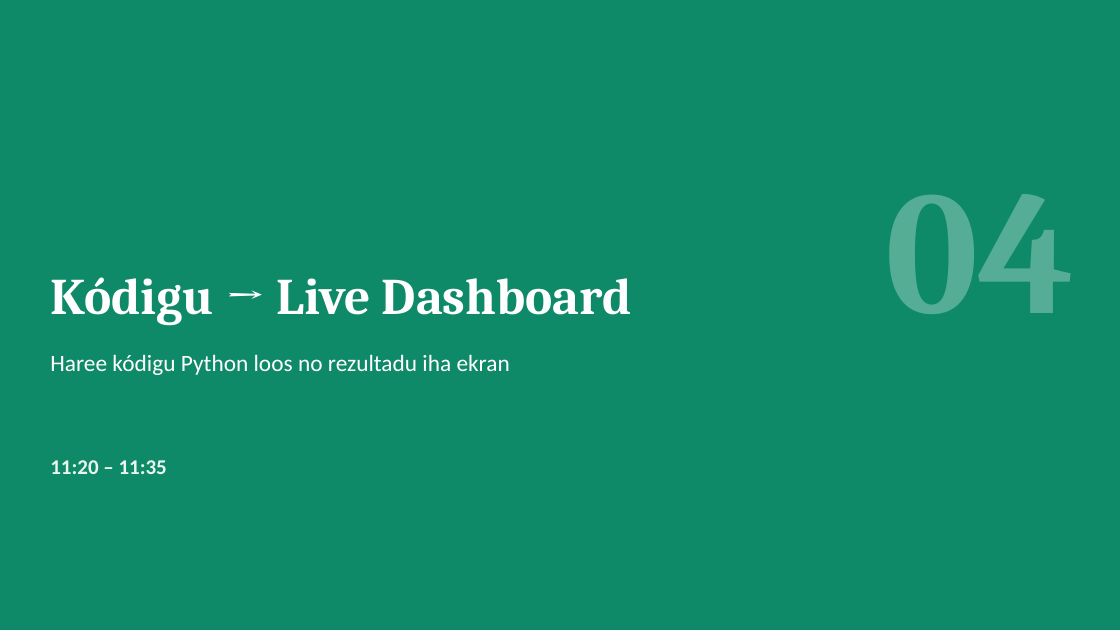
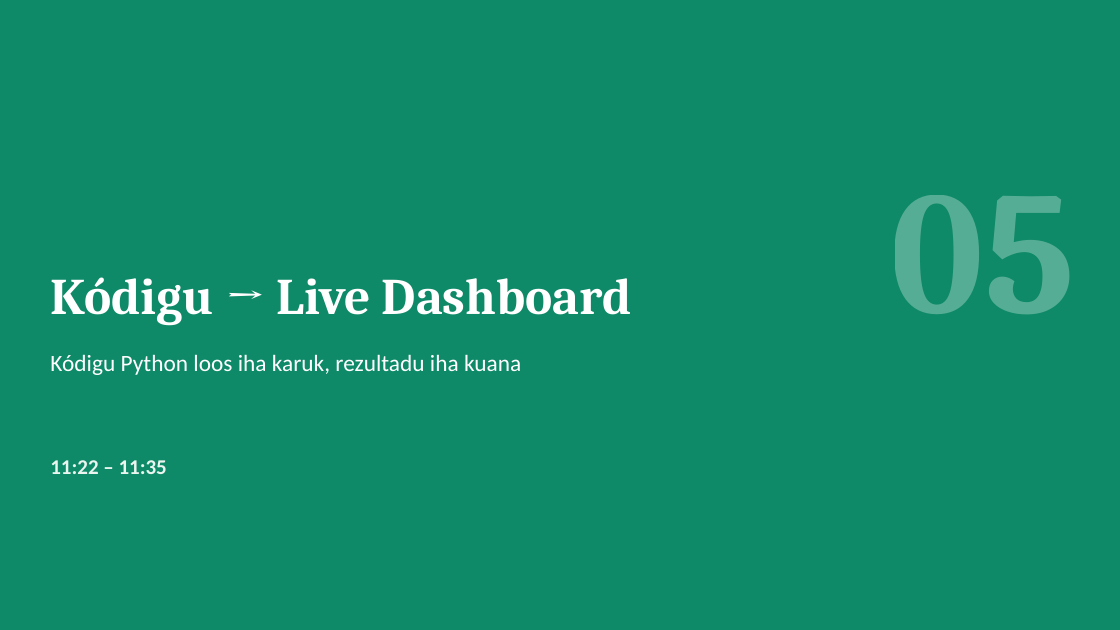
Before and after one commit to Odoly23/SMKRE, a slide deck: slide 24 of docs/formasaun/RbR_Sesaun_Python_SIBAR-RbR.pptx (slide 20 before the commit). Drawn at 1120x630 pixels with LibreOffice and Linux fonts; fonts in the diff are those of the drawing. Boxes give left, top, right and bottom in pixels: in the first picture for what was removed or moved away, otherwise in the second. Text is boxed around its words. In the diff, an @@ line names an element or a change of style, - is before the commit and + after.

```diff
--- a/docs/formasaun/RbR_Sesaun_Python_SIBAR-RbR.pptx
+++ b/docs/formasaun/RbR_Sesaun_Python_SIBAR-RbR.pptx
@@ text at bbox=[891, 195, 1075, 314]: text changed @@
-04
+05
@@ text at bbox=[50, 354, 521, 375]: text changed @@
-Haree kódigu Python loos no rezultadu iha ekran
+Kódigu Python loos iha karuk, rezultadu iha kuana
@@ text at bbox=[50, 460, 167, 474]: text changed @@
-11:20 – 11:35
+11:22 – 11:35
```
Also in this commit, not shown: 21 other slides changed, 12 slides added, 6 slides removed.
